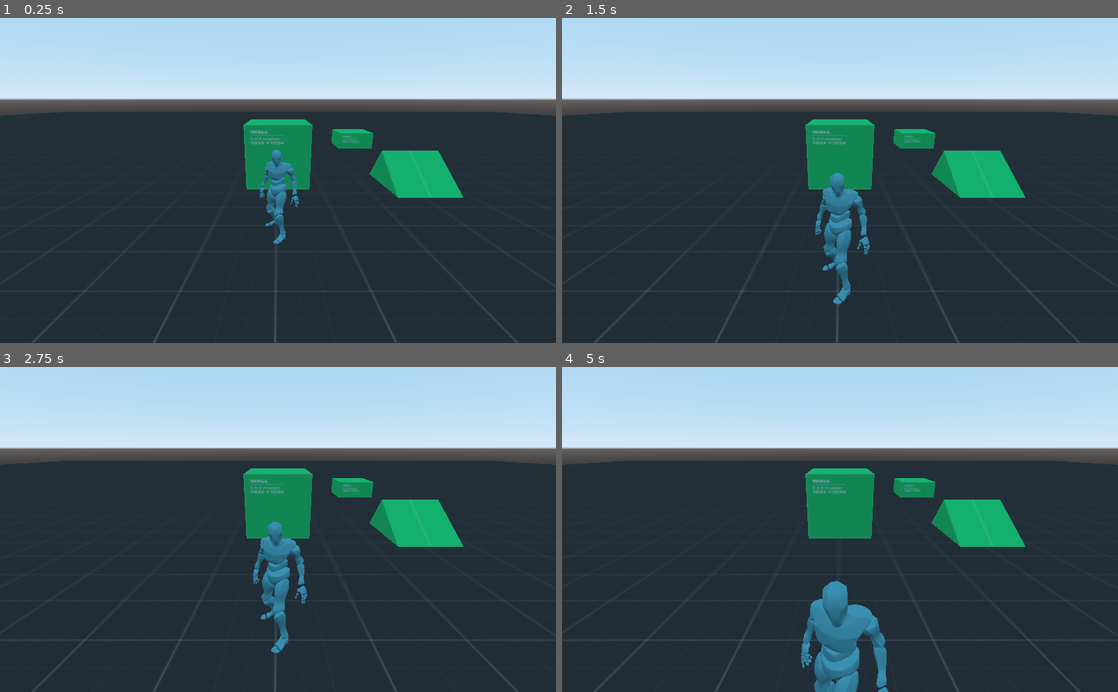
Above: before the commit, frames 1-4 (two rows, left to right).
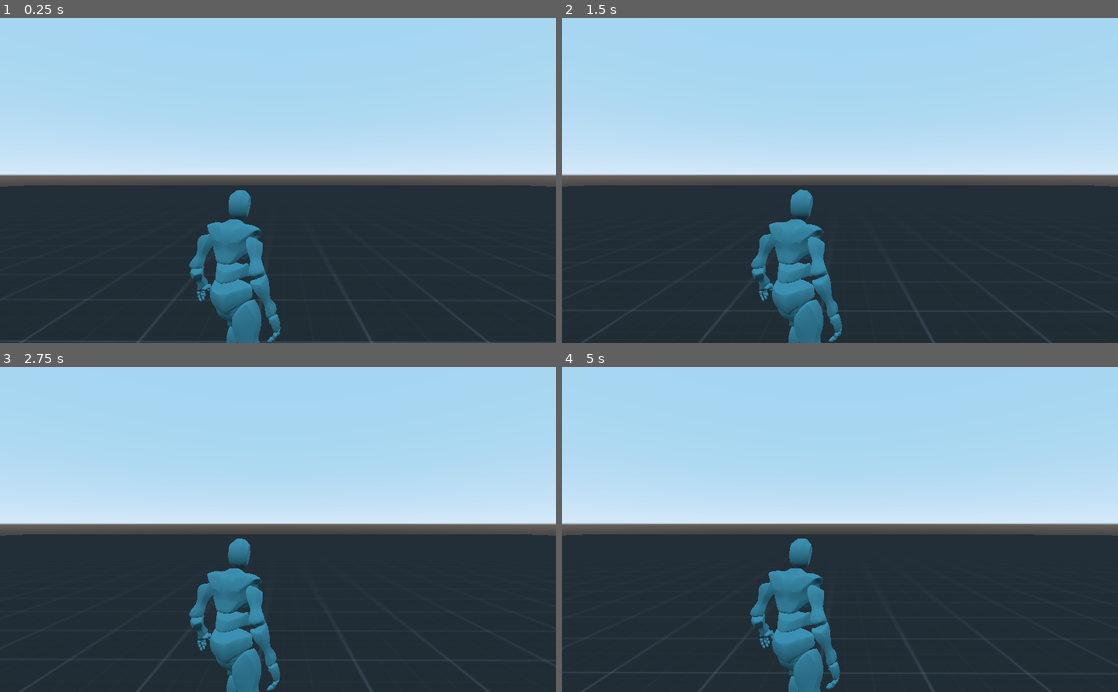
Above: after the commit, the same moments.

Repository: Nayandin77/tps_template
Game: Godot game, scene res://scenes/Main.tscn
Same seed, same stepped clock (60 frames per second), same inputs: the game is played once before the commit and once after it.
Inputs (mouse positions are in pixels of both pictures, inside the frame that each line leads up to):
- Up to frame 1 (0.25 s): no input
- Up to frame 2 (1.5 s): move the mouse to (962, 164) at 0.52 s; click (962, 164) at 0.67 s; tap Space (ui_select) at 0.77 s; drag from (728, 196) to (812, 245) at 1.27 s
- Up to frame 3 (2.75 s): move the mouse to (333, 458) at 2.02 s; click (333, 458) at 2.17 s
- Up to frame 4 (5 s): drag from (812, 594) to (673, 480) at 2.77 s; move the mouse to (1006, 578) at 3.52 s; click (1006, 578) at 3.67 s; tap Space (ui_select) at 3.77 s; drag from (673, 480) to (756, 448) at 4.27 s

The runs differ from the first frame. In frame 1, 40% of the frame differs, in the area x 0-100%, y 15-100%; in frame 2, 41%; in frame 3, 41%; in frame 4, 41%.

Commit message:
connected Camera to player, added Camera scripts

Diff:
--- a/project.godot
+++ b/project.godot
@@ -8,9 +8,14 @@
 
 config_version=4
 
-_global_script_classes=[  ]
+_global_script_classes=[ {
+"base": "Resource",
+"class": "CameraData",
+"language": "GDScript",
+"path": "res://scripts/CameraData.gd"
+} ]
 _global_script_class_icons={
-
+"CameraData": ""
 }
 
 [application]
--- a/scenes/Main.tscn
+++ b/scenes/Main.tscn
@@ -1,8 +1,10 @@
-[gd_scene load_steps=10 format=2]
+[gd_scene load_steps=13 format=2]
 
 [ext_resource path="res://data/textures/PNG/Dark/texture_01.png" type="Texture" id=1]
 [ext_resource path="res://data/textures/PNG/Green/texture_01.png" type="Texture" id=2]
 [ext_resource path="res://scenes/Player.tscn" type="PackedScene" id=3]
+[ext_resource path="res://scripts/Camera.gd" type="Script" id=4]
+[ext_resource path="res://scripts/CameraData.gd" type="Script" id=5]
 
 [sub_resource type="CubeMesh" id=1]
 size = Vector3( 100, 0.5, 100 )
@@ -20,6 +22,14 @@
 albedo_texture = ExtResource( 2 )
 
 [sub_resource type="BoxShape" id=6]
+
+[sub_resource type="Resource" id=7]
+script = ExtResource( 5 )
+target_offset = Vector3( 0, 0, 0 )
+rotation = Vector3( 0, 0, 0 )
+pitch_limit = Vector2( 0, 0 )
+anchor_offset = Vector3( 0, 0, 0 )
+look_target = Vector3( 0, 0, 0 )
 
 [node name="Main" type="Spatial"]
 
@@ -69,4 +79,7 @@
 transform = Transform( 1, 0, 0, 0, 1, 0, 0, 0, 1, 0, 0.263888, 3.8165 )
 
 [node name="Camera" type="Camera" parent="."]
-transform = Transform( 1, 0, 0, 0, 0.943524, 0.331305, 0, -0.331305, 0.943524, 0, 3.09879, 7.86459 )
+transform = Transform( -1, 1.11444e-07, -3.06191e-07, -7.53194e-08, 0.835184, 0.549971, 3.17017e-07, 0.549971, -0.835184, -0.344731, 2.08178, 2.0604 )
+script = ExtResource( 4 )
+target = NodePath("../KinematicBody")
+setup = SubResource( 7 )
--- /dev/null
+++ b/scripts/Camera.gd
@@ -0,0 +1,43 @@
+extends Camera
+
+export(NodePath) onready var target = get_node(target)
+
+export(Resource) var setup
+var _pressed := false
+var _last_pos
+
+func _ready():
+	if setup.target_offset == Vector3.ZERO:
+		setup.target_offset = self.transform.origin - target.transform.origin - setup.anchor_offset
+	if setup.look_target == Vector3.ZERO:
+		setup.look_target = Vector3(0, 0, 100.0)
+	setup.pitch_limit.x = deg2rad(setup.pitch_limit.x)
+	setup.pitch_limit.y = deg2rad(setup.pitch_limit.y)
+
+func _process(delta):
+	self.transform.origin = target.transform.origin + setup.anchor_offset
+	var target_offset = setup.target_offset
+	var look_at = setup.look_target
+	var up_down_axis = Vector3.RIGHT.rotated(Vector3.UP, setup.rotation.y)
+	target_offset = target_offset.rotated(Vector3.UP, setup.rotation.y)
+	look_at = look_at.rotated(Vector3.UP, setup.rotation.y)
+	target_offset = target_offset.rotated(up_down_axis, setup.rotation.x)
+	look_at = look_at.rotated(up_down_axis, setup.rotation.y)
+
+	self.transform.origin += target_offset
+	self.look_at(look_at, Vector3.UP)
+
+func _unhandled_input(event):
+	if event is InputEventMouseButton and event.pressed == true:
+		if _pressed == false:
+			_pressed = true
+			_last_pos = event.position
+	if event is InputEventMouseButton and event.pressed == false:
+		_pressed = false
+	if event is InputEventScreenDrag and _pressed == true:
+		var diff : Vector2 = _last_pos - event.position
+		diff = diff / 100.0
+		setup.rotation.y += diff.x
+		setup.rotation.x -= diff.y
+		setup.rotation.x = clamp(setup.rotation.x, setup.pitch_limit.x, setup.pitch_limit.y)
+		_last_pos = event.position
--- /dev/null
+++ b/scripts/CameraData.gd
@@ -0,0 +1,10 @@
+extends Resource
+
+class_name CameraData
+
+export(Vector3) var target_offset # length offset
+export(Vector3) var rotation # yaw
+export(Vector2) var pitch_limit # pitch
+
+export(Vector3) var anchor_offset
+export(Vector3) var look_target
